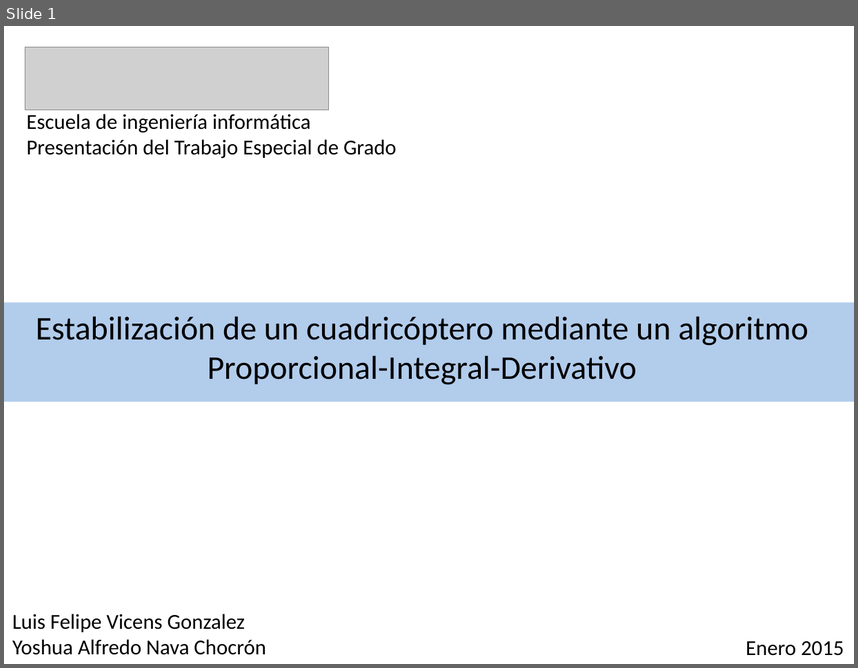
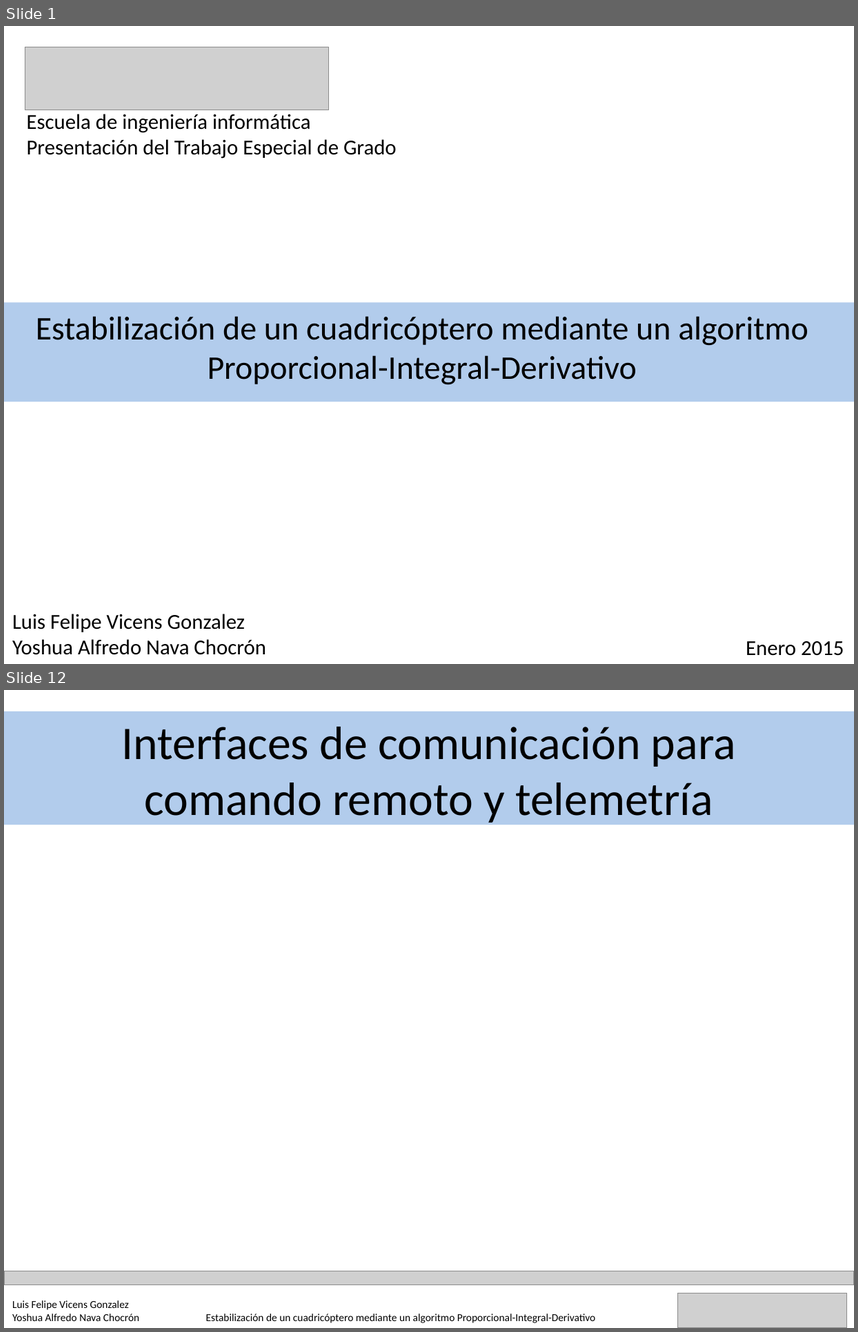
Before and after one commit to YoshuaNava/TesisCuadricoptero, a slide deck: Documento/Defensa TEG.pptx. Shown one above the other, each under a label of ours: slide 1 before the commit, slides 1 and 12 after it; the slides between them are not shown. The pictures are 858x668 and 858x1332 pixels, drawn with LibreOffice and Linux fonts; fonts in the diff are those of the drawing; grey boxes stand for pictures. Boxes give left, top, right and bottom in pixels: in the first picture for what was removed or moved away, otherwise in the second. Text is boxed around its words. In the diff, an @@ line names an element or a change of style, - is before the commit and + after.

Commit message:
esquema de exposicion
Sujeto a cambios pueden ser mas o menos laminas es para seguir un orden

```diff
--- a/Documento/Defensa TEG.pptx
+++ b/Documento/Defensa TEG.pptx
@@ slide 12 added at [4,690,854,1328], background #FFFFFF @@
@@ rectangle added at [4,711,854,825], fill #8EB4E3 at 68% opacity @@
@@ title added at [122,727,736,827], 39.6 pt, text #000000 @@
+Interfaces de comunicación para comando remoto y telemetría
@@ picture added at [4,1270,854,1284] @@
@@ text added at [12,1300,139,1321], 9 pt, text #000000 @@
+Luis Felipe Vicens Gonzalez
+Yoshua Alfredo Nava Chocrón
@@ picture added at [678,1292,847,1328] @@
@@ text added at [206,1313,595,1323], 9 pt, text #000000 @@
+Estabilización de un cuadricóptero mediante un algoritmo Proporcional-Integral-Derivativo
```
Also in this commit, not shown: 1 slide changed, 16 other slides added.
